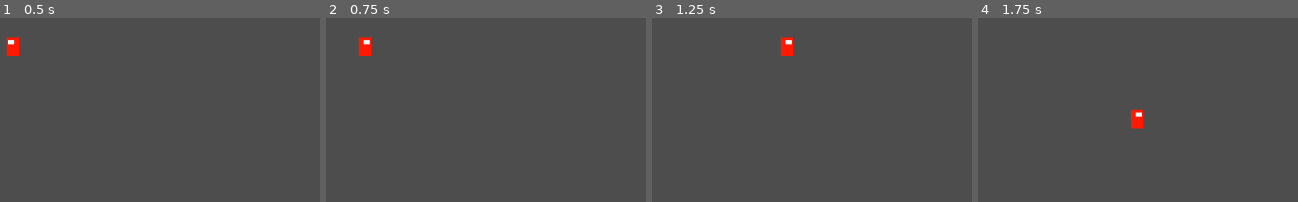
Above: before the commit, frames 1-4 (left to right).
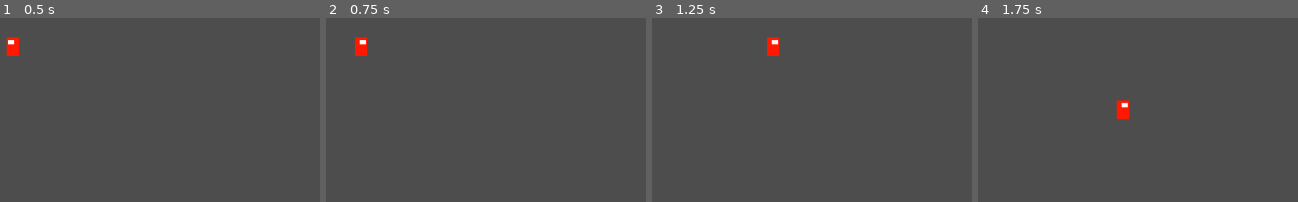
Above: after the commit, the same moments.

Repository: Sfafg/Dr.-Sudra
Game: Godot game, scene res://node_2d.tscn
Same seed, same stepped clock (60 frames per second), same inputs: the game is played once before the commit and once after it.
Inputs:
- Up to frame 1 (0.5 s): no input
- Up to frame 2 (0.75 s): tap Enter at 0.5 s; hold D from 0.53 s (still down)
- Up to frame 3 (1.25 s): keep holding D
- Up to frame 4 (1.75 s): release D at 1.28 s; hold S from 1.28 s (still down)

Frame 1 is identical in both runs. In frame 2, 0.3% of the frame differs, in the area x 9-15%, y 10-21%; in frame 3, 0.8%; in frame 4, 0.9%, in the area x 43-52%, y 44-61%.

Commit message:
GitIgnore update

Diff:
--- a/node_2d.tscn
+++ b/node_2d.tscn
@@ -12,4 +12,4 @@
 maxSpeed = 5.0
 mass = 5.0
 stepFrequency = 7.0
-stepInfluence = 0.6
+stepInfluence = 0.8
Not shown, added: export_presets.cfg
Not shown, changed: .gitignore
